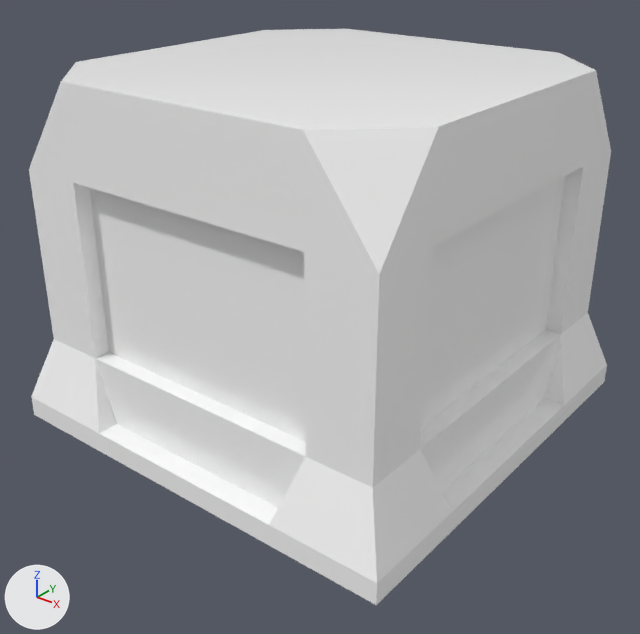
A saved change to the OBJ model src/main/resources/assets/allomancy/models/block/metal_extractor.obj.
Camera for both pictures: a 50 mm camera at (8.31, -4.93, 5.67) aimed at (2.64, 2.16, 1.28). Lighting does not change. The marker at lower left points along +X, +Y and +Z. Where no turn or scale is listed for an object, it has been applied to the vertices. Vertices at the same position are counted once.

Script lines for the objects in view, before the commit:
```python
mat_frame = principled_material('frame')
mat_frame.base_color = (1.0, 1.0, 1.0)  # white #ffffff
mat_frame.roughness = 0.0
me_frame = bpy.data.meshes.new('Frame')
me_frame.from_pydata(...)  # 492 vertices, 1104 faces; spans x 0.0..5.0, y 0.0..5.0, z 0.0..4.0
# faces by material slot: [940, 164]
me_frame.materials.append(mat_frame)  # white #ffffff
me_frame.materials.append(mat_glass)  # white #ffffff
ob_frame = bpy.data.objects.new('Frame', me_frame)
ob_frame.location = (0.0, 0.0, 0.0)
```
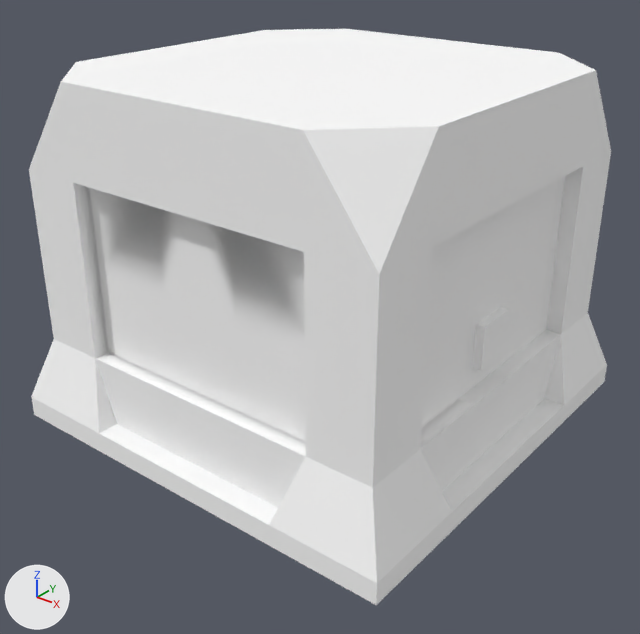
Location of each change, (x1, y1, x2, y2) in pixels of the pictures (640 x 634 px):
```json
{"object": "Frame", "change": "reshaped", "before": [29, 29, 611, 605], "after": [29, 29, 611, 605]}
{"part": 1, "of": "me_frame", "change": "cut back", "before": [150, 39, 565, 495], "after": [150, 39, 565, 495]}
```

Edits to the scene script, one JSON object a line:
```json
{"op": "set", "path": "mat_frame.roughness", "old": "0.0", "new": "1.0"}
{"block": "me_frame", "where": "# used by ob_frame; location = (0.0, 0.0, 0.0)"}
{"op": "remove", "block": "me_frame", "code": "me_frame.from_pydata(...)  # 492 vertices, 1104 faces; spans x 0.0..5.0, y 0.0..5.0, z 0.0..4.0"}
{"op": "add", "block": "me_frame", "code": "me_frame.from_pydata(...)  # 534 vertices, 1114 faces; spans x 0.0..5.0, y 0.0..5.0, z 0.0..4.0"}
{"block": "me_frame", "change": "me_frame part 1"}
{"block": "me_frame", "change": "52 vertices are removed from x 0.0..5.0, y 2.5, z 0.0..4.0"}
{"block": "me_frame", "change": "306 faces are deleted"}
{"block": "me_frame", "change": "22 vertices are added at x 0.44..4.66, y 2.0..3.0, z 1.0..2.0"}
{"block": "me_frame", "change": "8 new vertices lie (0.0, 0.0, 0.5) away from vertices in x 0.44..4.56, y 2.25..2.75, z 1.25"}
{"block": "me_frame", "change": "172 new faces join them, mat_frame (white #ffffff)"}
{"block": "me_frame", "change": "24 new faces join them, mat_glass (white #ffffff)"}
{"op": "add", "block": "me_frame", "code": "me_frame.materials.append(mat_grinder)  # white #ffffff"}
```
